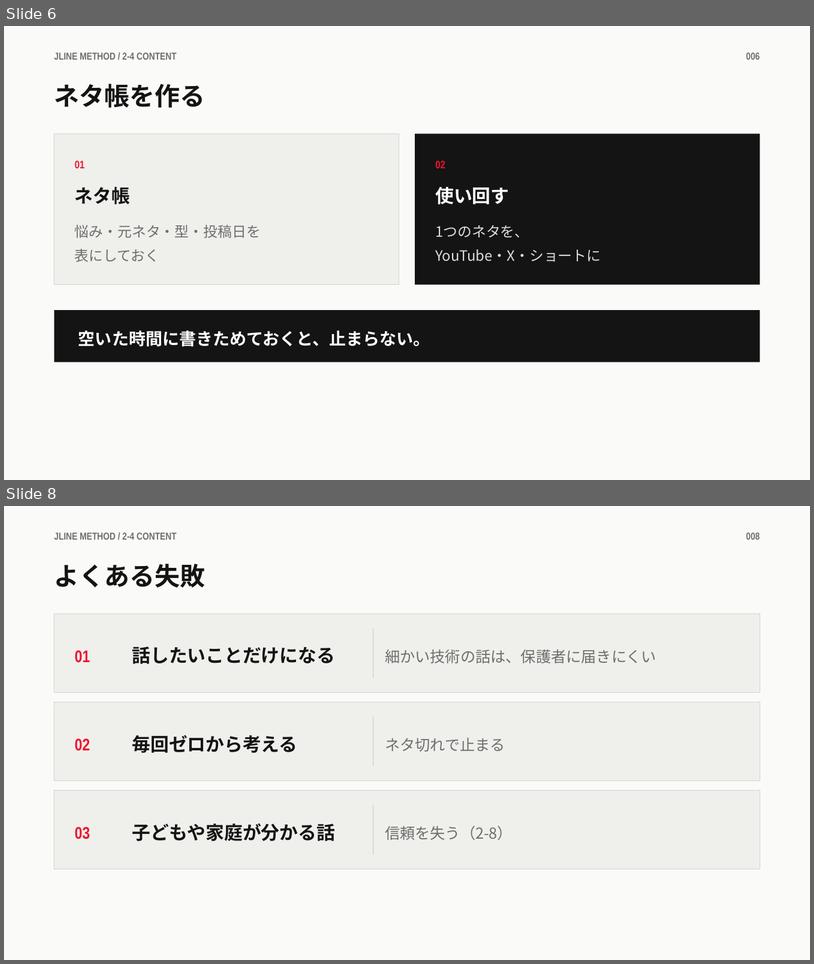
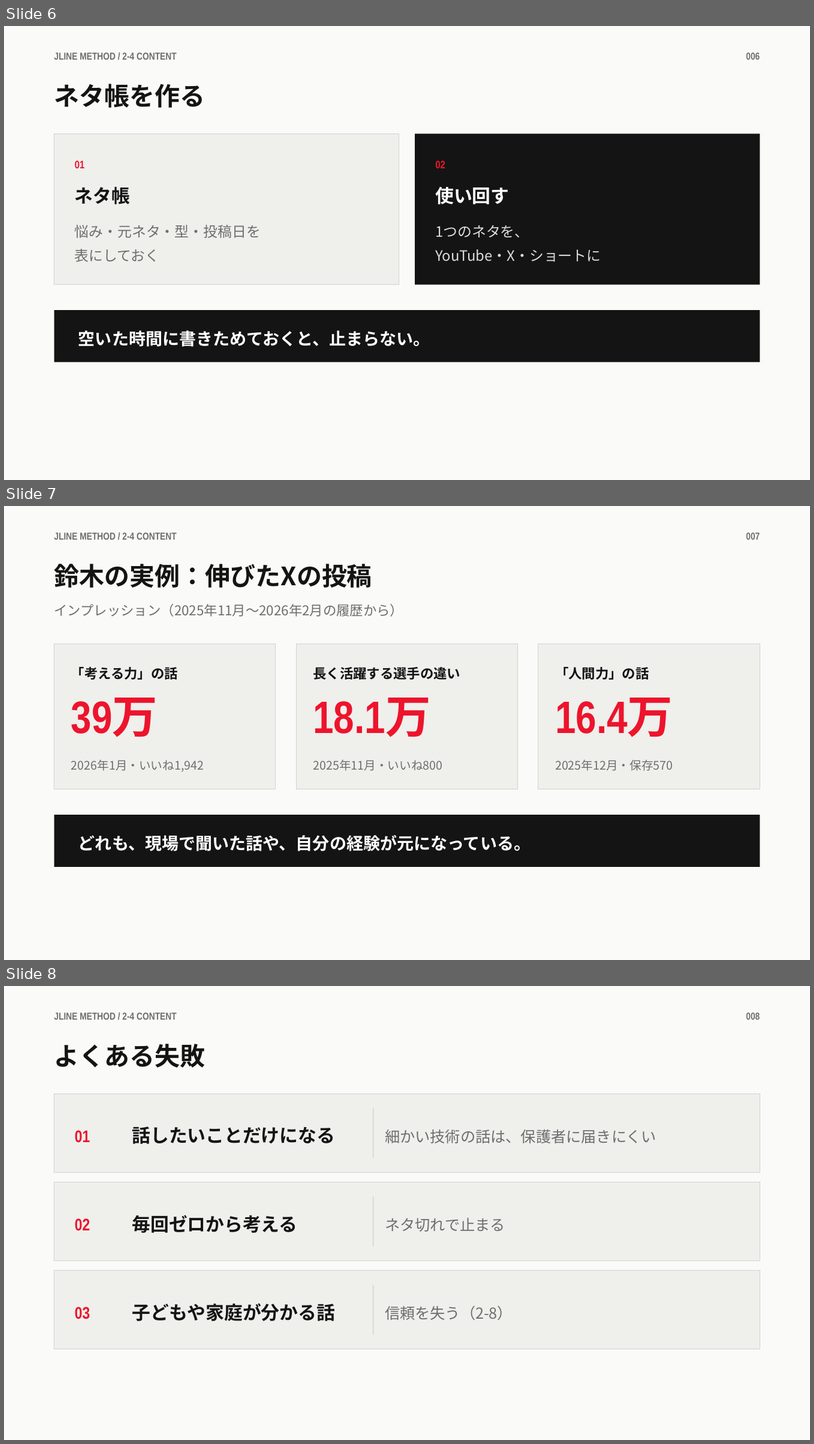
Before and after one commit to takafumisuzuki1117-sys/takafumi_suzuki, a slide deck: JLINEメソッド/教材/2章/2-4_ネタの作り方.pptx. Shown one above the other, each under a label of ours: slides 6 and 8 before the commit, slides 6, 7 and 8 after it; the slides between them are not shown. The pictures are 814x964 and 814x1444 pixels, drawn with LibreOffice and Linux fonts; fonts in the diff are those of the drawing. Boxes give left, top, right and bottom in pixels: in the first picture for what was removed or moved away, otherwise in the second. Text is boxed around its words. In the diff, an @@ line names an element or a change of style, - is before the commit and + after.

```diff
--- a/JLINEメソッド/教材/2章/2-4_ネタの作り方.pptx
+++ b/JLINEメソッド/教材/2章/2-4_ネタの作り方.pptx
@@ slide 7 added at (x1=4, y1=506, x2=810, y2=960), background #FFFFFF @@
@@ rectangle added at (x1=4, y1=506, x2=810, y2=960), fill #FAFAF8 @@
@@ text added at (x1=54, y1=532, x2=176, y2=540), 12 pt, text #6E6E6E, bold @@
+JLINE METHOD / 2-4 CONTENT
@@ text added at (x1=746, y1=532, x2=760, y2=540), 12 pt, text #6E6E6E, bold @@
+007
@@ text added at (x1=54, y1=564, x2=372, y2=588), 30 pt, text #141414, bold @@
+鈴木の実例：伸びたXの投稿
@@ text added at (x1=54, y1=604, x2=404, y2=616), 16 pt, text #6E6E6E @@
+インプレッション（2025年11月〜2026年2月の履歴から）
@@ rectangle added at (x1=54, y1=644, x2=276, y2=789), fill #EFEFEC, outline #D2D2CD 0.75 pt @@
@@ rectangle added at (x1=296, y1=644, x2=518, y2=789), fill #EFEFEC, outline #D2D2CD 0.75 pt @@
@@ rectangle added at (x1=539, y1=644, x2=760, y2=789), fill #EFEFEC, outline #D2D2CD 0.75 pt @@
@@ text added at (x1=71, y1=667, x2=178, y2=679), 16 pt, text #141414, bold @@
+「考える力」の話
@@ text added at (x1=314, y1=667, x2=461, y2=679), 16 pt, text #141414, bold @@
+長く活躍する選手の違い
@@ text added at (x1=555, y1=667, x2=649, y2=679), 16 pt, text #141414, bold @@
+「人間力」の話
@@ text added at (x1=71, y1=697, x2=158, y2=737), 54 pt, text #ED142C, bold @@
+39万
@@ text added at (x1=314, y1=697, x2=431, y2=737), 54 pt, text #ED142C, bold @@
+18.1万
@@ text added at (x1=555, y1=697, x2=673, y2=737), 54 pt, text #ED142C, bold @@
+16.4万
@@ text added at (x1=71, y1=759, x2=204, y2=772), 14 pt, text #6E6E6E @@
+2026年1月・いいね1,942
@@ text added at (x1=314, y1=759, x2=443, y2=771), 14 pt, text #6E6E6E @@
+2025年11月・いいね800
@@ text added at (x1=555, y1=759, x2=673, y2=771), 14 pt, text #6E6E6E @@
+2025年12月・保存570
@@ rectangle added at (x1=54, y1=814, x2=760, y2=867), fill #141414 @@
@@ text added at (x1=78, y1=835, x2=531, y2=851), 20 pt, text #FFFFFF, bold @@
+どれも、現場で聞いた話や、自分の経験が元になっている。
```
Also in this commit, not shown: 1 slide removed, 4 other files.
